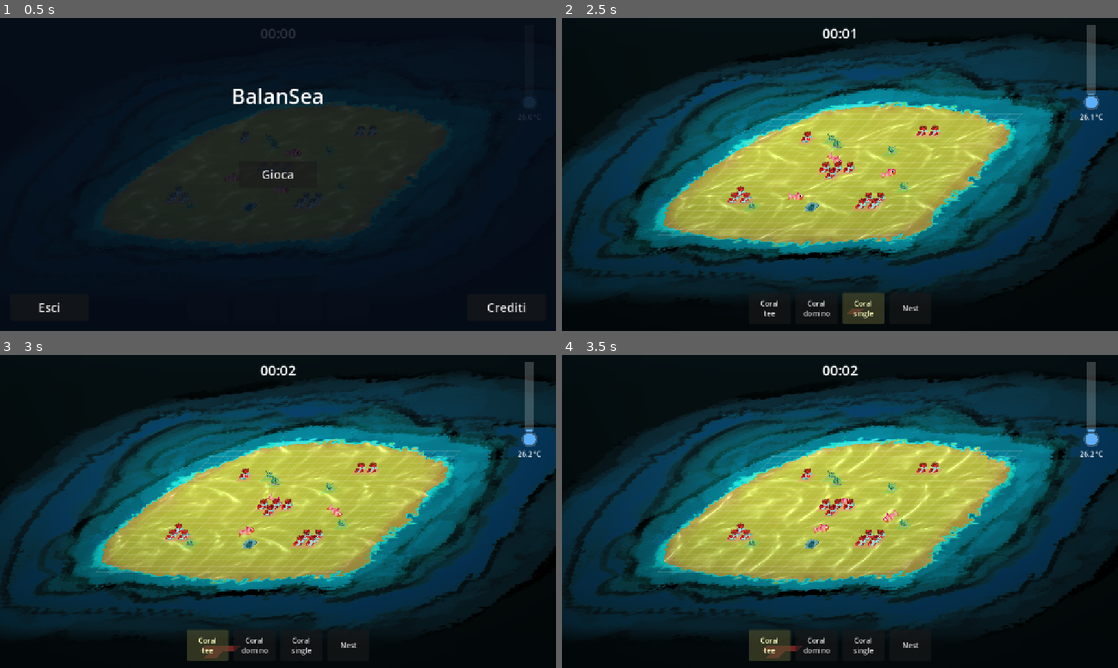
Above: before the commit, frames 1-4 (two rows, left to right).
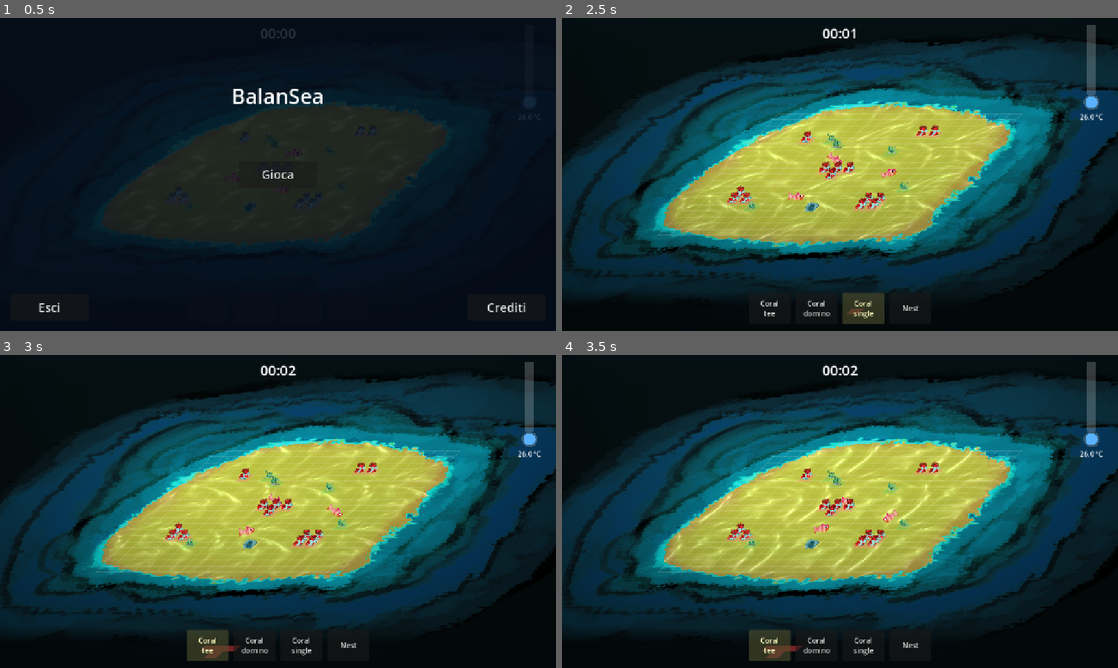
Above: after the commit, the same moments.

Repository: TakFog/rgj2026
Game: Godot game, scene res://main/main.tscn
Two runs of this game, one before a commit and one after it. Both use one fixed random seed, a clock stepped at 60 frames per second and the inputs below. Sound files missing from this copy of the repository are replaced by a short silence.
Inputs:
- Up to frame 1 (0.5 s): no input
- Up to frame 2 (2.5 s): click "Gioca" at 0.5 s; click "Coral single" at 1.25 s; click "Coral single" at 2 s
- Up to frame 3 (3 s): click "Coral tee" at 2.75 s
- Up to frame 4 (3.5 s): no input

Frame 1 is identical in both runs. In frame 2, less than 0.1% of the frame differs, in the area x 41-96%, y 24-59%; in frame 3, less than 0.1%, in the area x 43-96%, y 23-58%; in frame 4, less than 0.1%.

Commit message:
Slow the heat ramp and sharpen the hot end
temperature base rate 0.02 -> 0.004 (T=1 in ~4 min without corals).
At maximum coral slowdown the ramp takes ~7.5 min.

The hot end now hits harder to keep the late game tense: algae every
5 s, CO2 every 5 s, cyclones every 18 s, fish at 35% speed and 85%
egg death, while coral oxygen regen is unchanged.

Diff:
--- a/data/balance_actors.tres
+++ b/data/balance_actors.tres
@@ -4,6 +4,7 @@
 
 [resource]
 script = ExtResource("1")
+fish_speed_hot_factor = 0.35
 starve_seconds = 45.0
 maturity_seconds = 60.0
 predator_interval = 45.0
@@ -11,5 +12,7 @@
 turtle_interval = 90.0
 collapse_grace_seconds = 7.0
 co2_interval_cold = 22.0
+co2_interval_hot = 5.0
 bag_interval = 28.0
 cyclone_interval_cold = 70.0
+cyclone_interval_hot = 18.0
--- a/data/balance_ecosystem.tres
+++ b/data/balance_ecosystem.tres
@@ -7,10 +7,11 @@
 coral_regen_per_sec = 0.3
 coral_regen_hot_per_sec = -1.5
 algae_growth_interval_cold = 20.0
-algae_growth_interval_hot = 8.0
+algae_growth_interval_hot = 5.0
 algae_max_count = 120
 nest_hatch_count = 2
+egg_death_chance_hot = 0.85
 slot_refill_seconds = 14.0
 weight_coral = 40.0
-temp_base_rate = 0.02
+temp_base_rate = 0.004
 temp_max_slowdown = 0.45
Not shown, changed: docs/GDD.md
Not shown, added: docs/superpowers/plans/2026-11-07-balance-temperature.md
